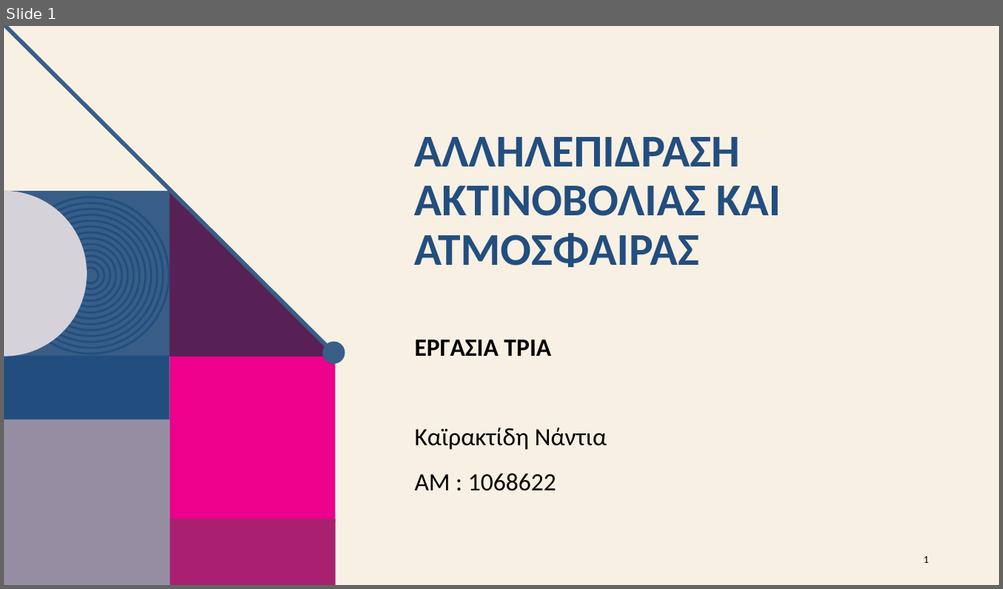
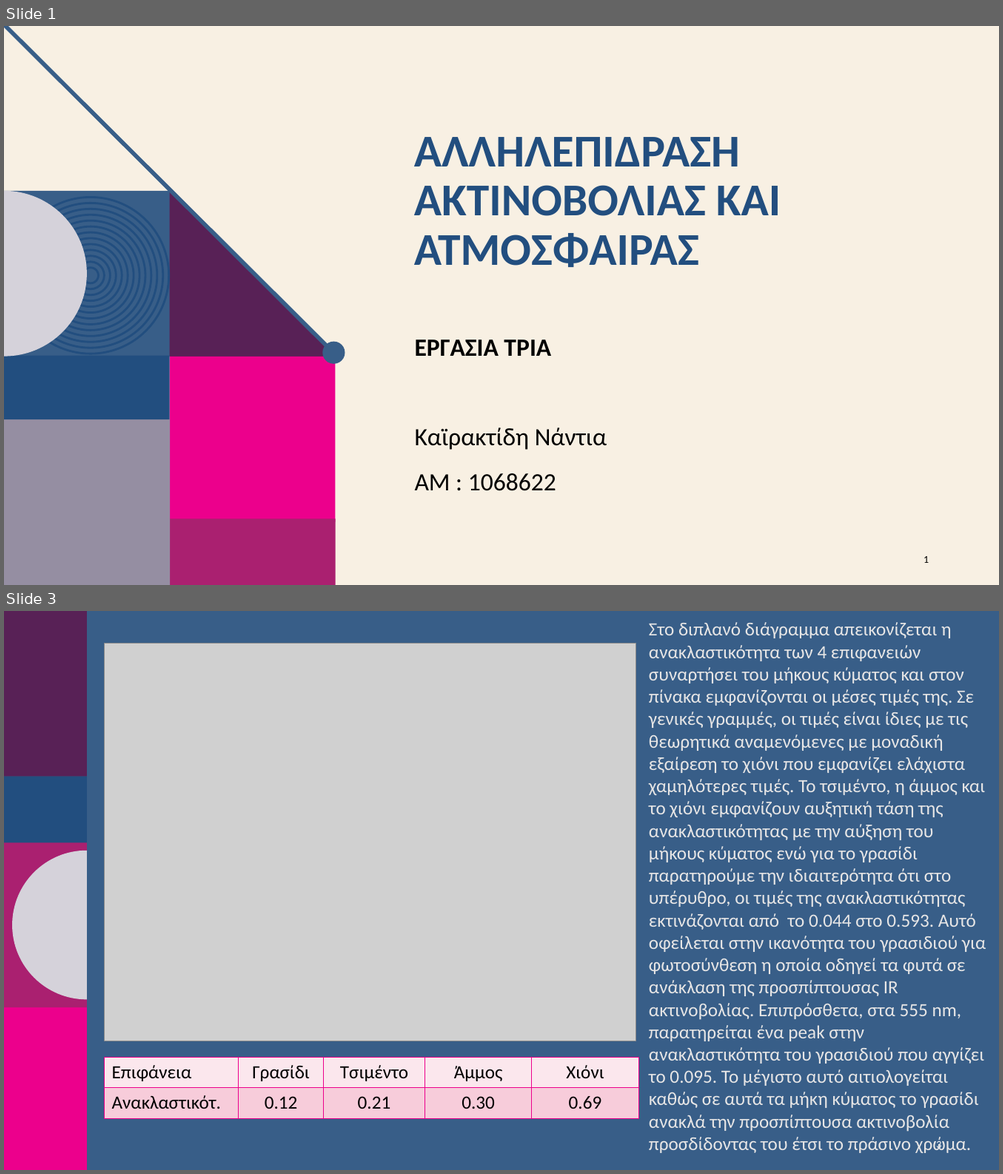
Before and after one commit to nadezsha/MSc---Applied-Meteorology-and-Environmental-Physics, a slide deck: Radiation and Atmosphere Interaction/Report 3/ΕργασίαΤρία.pptx. Shown one above the other, each under a label of ours: slide 1 before the commit, slides 1 and 3 after it; the slides between them are not shown. The pictures are 1003x589 and 1003x1174 pixels, drawn with LibreOffice and Linux fonts; fonts in the diff are those of the drawing; grey boxes stand for pictures; background and template pictures are left out. Boxes give left, top, right and bottom in pixels: in the first picture for what was removed or moved away, otherwise in the second. Text is boxed around its words. In the diff, an @@ line names an element or a change of style, - is before the commit and + after.

```diff
--- a/Radiation and Atmosphere Interaction/Report 3/ΕργασίαΤρία.pptx
+++ b/Radiation and Atmosphere Interaction/Report 3/ΕργασίαΤρία.pptx
@@ slide 3 added at <box>4,611,999,1170</box>, background #385E88 @@
@@ text added at <box>649,622,985,1153</box>, 18 pt, text #E7E6E6 @@
+Στο διπλανό διάγραμμα απεικονίζεται η ανακλαστικότητα των 4 επιφανειών συναρτήσει του μήκους κύματος και στον πίνακα εμφανίζονται οι μέσες τιμές της. Σε γενικές γραμμές, οι τιμές είναι ίδιες με τις θεωρητικά αναμενόμενες με μοναδική εξαίρεση το χιόνι που εμφανίζει ελάχιστα χαμηλότερες τιμές. Το τσιμέντο, η άμμος και το χιόνι εμφανίζουν αυξητική τάση της ανακλαστικότητας με την αύξηση του μήκους κύματος ενώ για το γρασίδι παρατηρούμε την ιδιαιτερότητα ότι στο υπέρυθρο, οι τιμές της ανακλαστικότητας εκτινάζονται από το 0.044 στο 0.593. Αυτό οφείλεται στην ικανότητα του γρασιδιού για φωτοσύνθεση η οποία οδηγεί τα φυτά σε ανάκλαση της προσπίπτουσας IR ακτινοβολίας. Επιπρόσθετα, στα 555 nm, παρατηρείται ένα peak στην ανακλαστικότητα του γρασιδιού που αγγίζει το 0.095. Το μέγιστο αυτό αιτιολογείται καθώς σε αυτά τα μήκη κύματος το γρασίδι ανακλά την προσπίπτουσα ακτινοβολία προσδίδοντας του έτσι το πράσινο χρώμα.
@@ picture added at <box>104,643,635,1042</box> @@
@@ group added at <box>4,611,87,1170</box>: 4 rectangles, 1 freeform shape @@
@@ table added at <box>104,1058,638,1119</box>, 2 rows, 5 columns @@
+Επιφάνεια | Γρασίδι | Τσιμέντο | Άμμος | Χιόνι
+Ανακλαστικότ. | 0.12 | 0.21 | 0.30 | 0.69
@@ page number added at <box>936,1139,941,1150</box>, 10 pt, text #FFFFFF @@
+3
```
Also in this commit, not shown: 3 slides changed, 10 other slides added, 5 slides removed.
